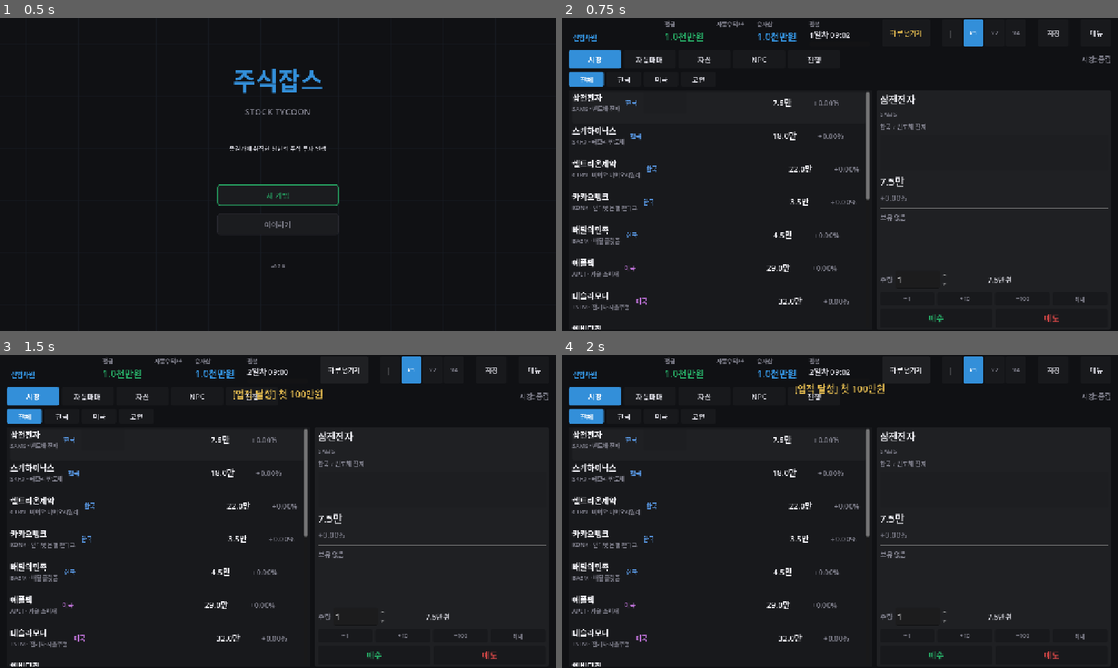
Above: before the commit, frames 1-4 (two rows, left to right).
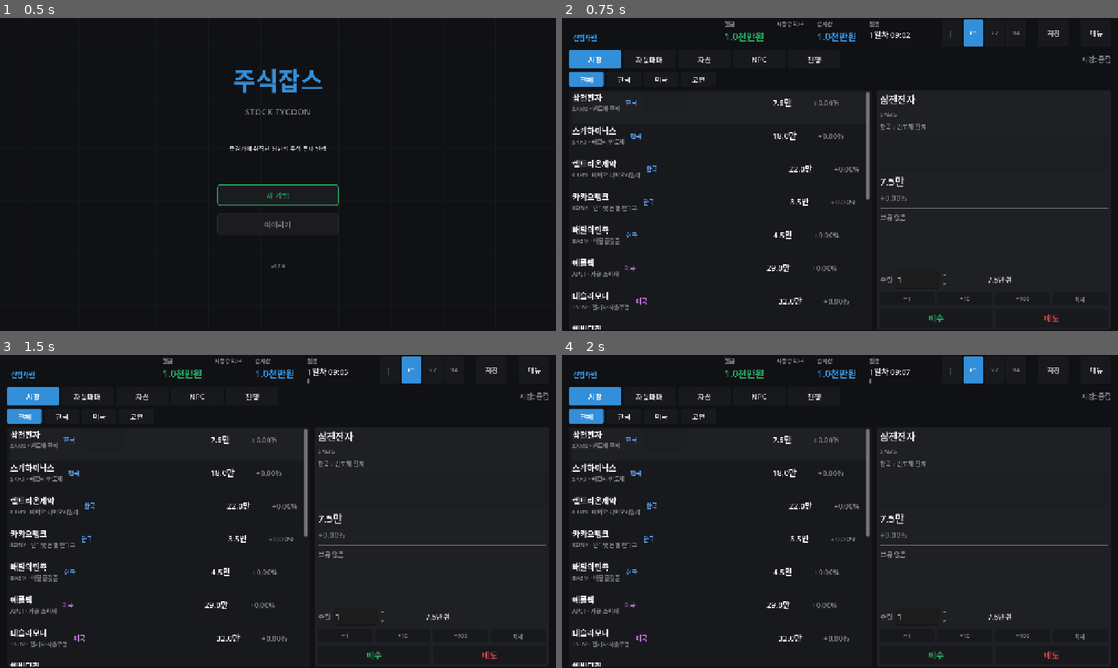
Above: after the commit, the same moments.

Repository: jettiy/StockTycoon
Game: Godot game, scene res://scenes/boot.tscn
The game is run twice, just before and just after one commit, with the same random seed, the same clock (stepped at 60 frames per second) and the same inputs.
Inputs (mouse positions are in pixels of both pictures, inside the frame that each line leads up to):
- Up to frame 1 (0.5 s): no input
- Up to frame 2 (0.75 s): click "새 게임" at 0.5 s
- Up to frame 3 (1.5 s): click (344, 370) at 1.25 s, where only the run before the commit has a clickable "하루 넘기기"
- Up to frame 4 (2 s): no input

Frame 1 is identical in both runs. In frame 2, 0.8% of the frame differs, in the area x 18-65%, y 0-8%; in frame 3, 1.1%, in the area x 18-65%, y 0-15%; in frame 4, 1.1%.

Commit message:
fix: 하루 넘기기 버튼 완전 제거
- main.tscn: AdvanceButton 노드 삭제
- MainGame.gd: _advance_btn 참조, _on_advance_btn 함수, KEY_SPACE 핫키 제거
- 시간은 오직 자동 흐름 + 속도 컨트롤(x1/x2/x4) + 일시정지만 사용

테스트: 32/32 통과

Diff:
--- a/scenes/main.tscn
+++ b/scenes/main.tscn
@@ -128,14 +128,6 @@
 value = 0.0
 show_percentage = false
 
-[node name="AdvanceButton" type="Button" parent="Root/TopBar"]
-unique_name_in_owner = true
-layout_mode = 2
-custom_minimum_size = Vector2(110, 46)
-theme_override_font_sizes/font_size = 15
-theme_override_colors/font_color = Color(0.85, 0.7, 0.3, 1)
-text = "하루 넘기기"
-
 [node name="TimeControls" type="HBoxContainer" parent="Root/TopBar"]
 layout_mode = 2
 theme_override_constants/separation = 3
--- a/scripts/MainGame.gd
+++ b/scripts/MainGame.gd
@@ -26,7 +26,6 @@
 @onready var _day_label: Label = %DayLabel
 @onready var _day_progress: ProgressBar = %DayProgress
 @onready var _passive_label: Label = %PassiveLabel
-@onready var _advance_btn: Button = %AdvanceButton
 @onready var _pause_btn: Button = %PauseButton
 @onready var _speed1_btn: Button = %Speed1x
 @onready var _speed2_btn: Button = %Speed2x
@@ -118,8 +117,8 @@
 	GameManager.salary_paid.connect(_on_salary_paid)
 	MarketSim.market_tick.connect(_on_market_tick)
 	AutoTradeManager.auto_trade_executed.connect(_on_auto_trade_executed)
-	# 하루 넘기기 버튼 → GameClockManager.force_advance_day
-	_advance_btn.pressed.connect(_on_advance_btn)
+	# 시간 컨트롤 버튼
+	_pause_btn.pressed.connect(_on_pause_toggle)
 	# 자동 시간 흐름 시그널
 	GameClockManager.day_advanced.connect(_on_clock_day_advanced)
 	GameClockManager.day_progress_changed.connect(_on_day_progress_changed)
@@ -144,7 +143,6 @@
 			KEY_3: _show_view("자산")
 			KEY_4: _show_view("NPC")
 			KEY_5: _show_view("진행")
-			KEY_SPACE: GameClockManager.force_advance_day()
 			KEY_ESCAPE: _close_trade_panel()
 			KEY_F11:
 				var mode := DisplayServer.window_get_mode()
@@ -1222,11 +1220,6 @@
 		_show_toast("실패: " + r.get("reason", ""))
 
 
-func _on_advance_btn() -> void:
-	# 하루 넘기기 버튼 — GameClockManager를 경유
-	GameClockManager.force_advance_day()
-
-
 func _on_clock_day_advanced(r: Dictionary) -> void:
 	# 자동 시간 흐름 + 수동 버튼 공통 핸들러
 	AudioManager.play_day_advance()
